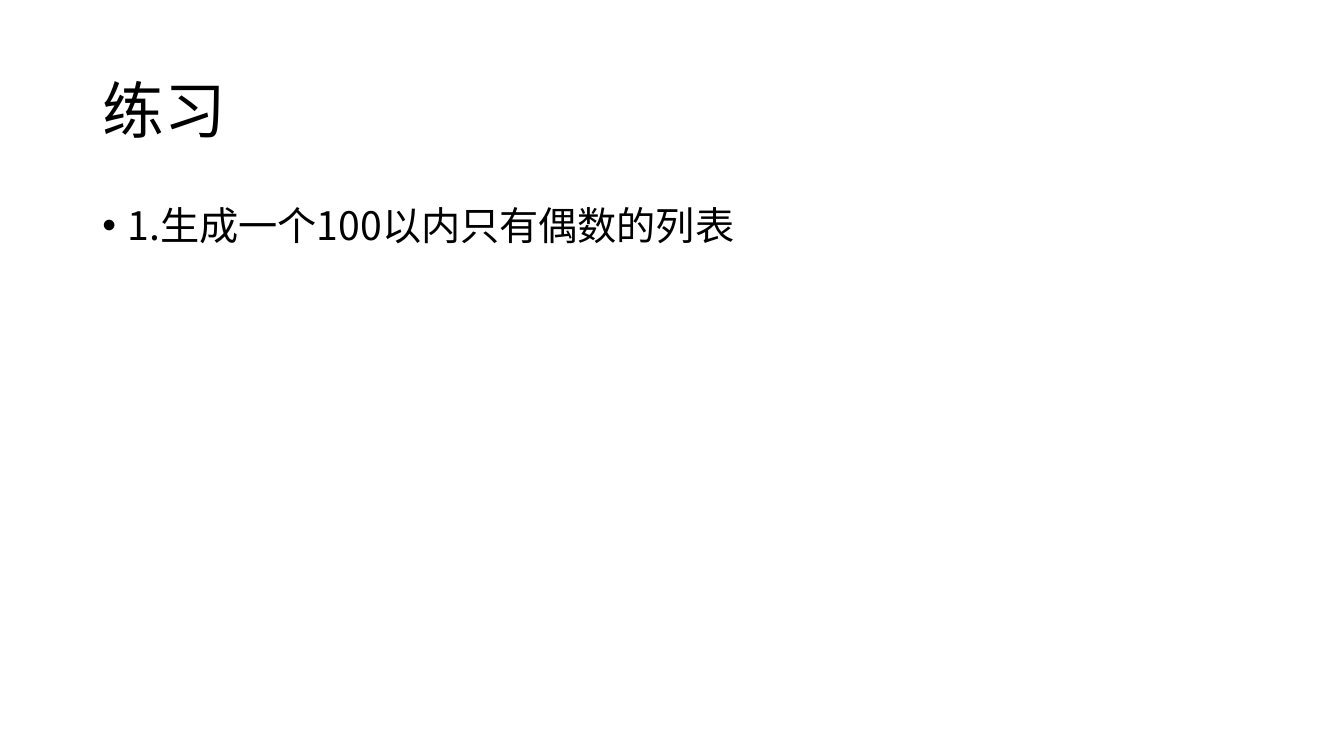
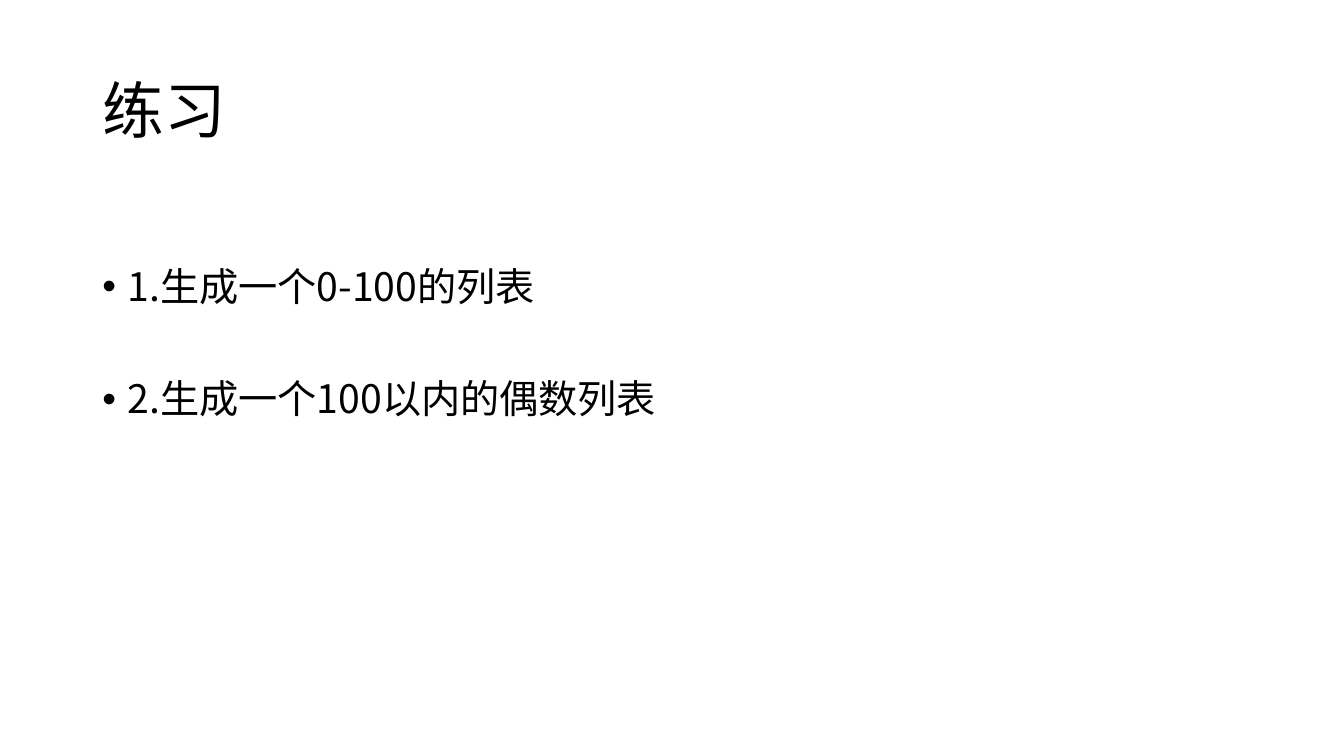
Before and after one commit to zhangch-zc/python_lesson, a slide deck: slide 6 of lesson5_列表.pptx. Drawn at 1344x756 pixels with LibreOffice and Linux fonts; fonts in the diff are those of the drawing. Boxes give left, top, right and bottom in pixels: in the first picture for what was removed or moved away, otherwise in the second. Text is boxed around its words. In the diff, an @@ line names an element or a change of style, - is before the commit and + after.

```diff
--- a/lesson5_列表.pptx
+++ b/lesson5_列表.pptx
@@ text at [128,268,656,417]: text changed @@
-• 1.生成一个100以内只有偶数的列表
+• 1.生成一个0-100的列表
+• 2.生成一个100以内的偶数列表
```
Also in this commit, not shown: 1 other slide changed.
